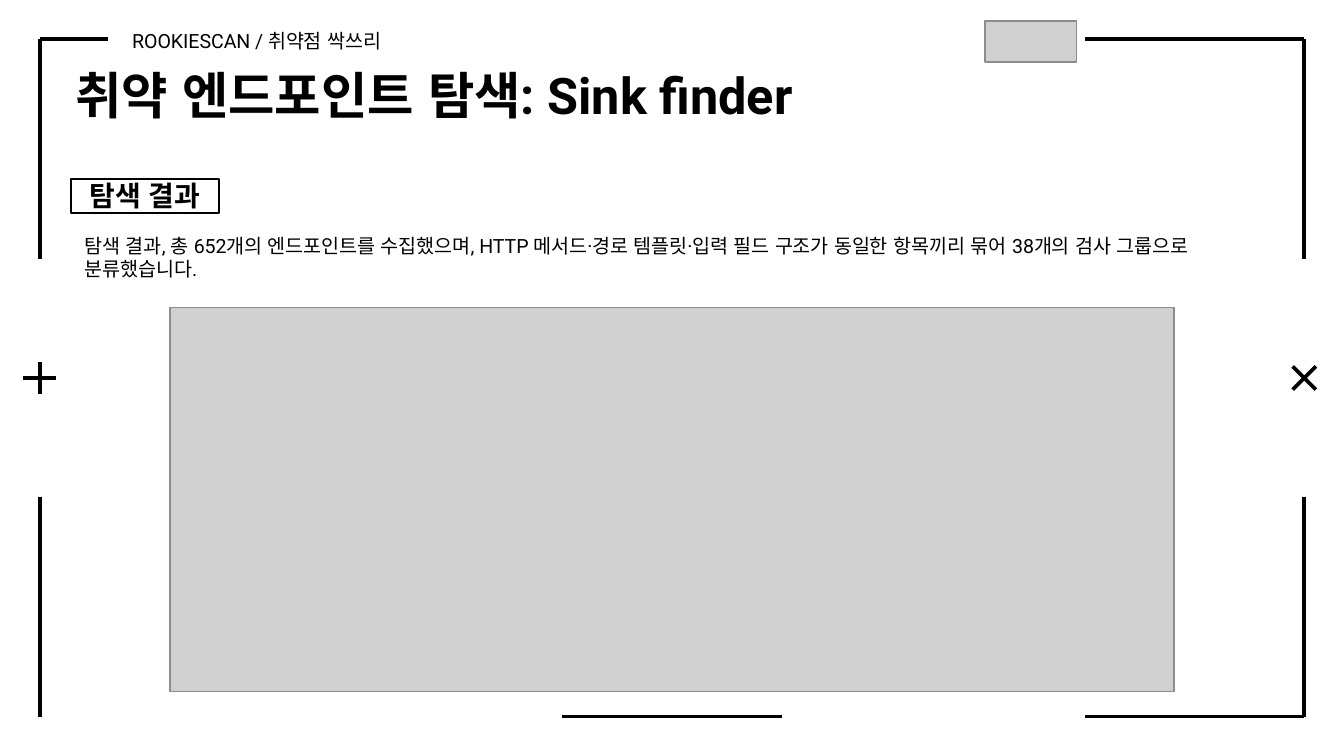
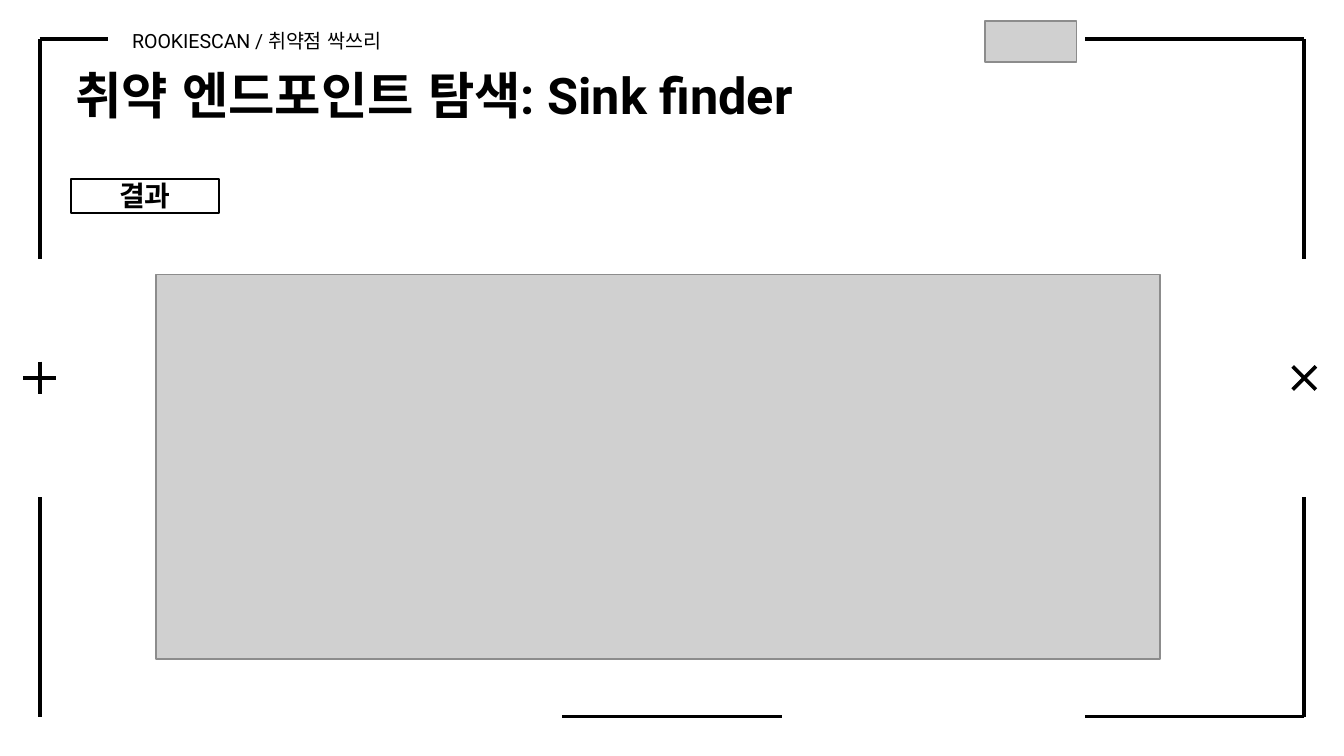
Before and after one commit to Rookies-34-3/Automatic-scanner-tool, a slide deck: slide 18 of 프로젝트 결과보고서_취약점 싹쓰리.pptx. Drawn at 1344x756 pixels with LibreOffice and Linux fonts; fonts in the diff are those of the drawing; grey boxes stand for pictures. Boxes give left, top, right and bottom in pixels: in the first picture for what was removed or moved away, otherwise in the second. Text is boxed around its words. In the diff, an @@ line names an element or a change of style, - is before the commit and + after.

```diff
--- a/프로젝트 결과보고서_취약점 싹쓰리.pptx
+++ b/프로젝트 결과보고서_취약점 싹쓰리.pptx
@@ text in rectangle at (x1=119, y1=178, x2=170, y2=214): text changed @@
-탐색 결과
+결과
@@ text removed at (x1=85, y1=236, x2=1189, y2=278) @@
-탐색 결과, 총 652개의 엔드포인트를 수집했으며, HTTP 메서드·경로 템플릿·입력 필드 구조가 동일한 항목끼리 묶어 38개의 검사 그룹으로 분류했습니다.
@@ picture moved from (x1=171, y1=308, x2=1175, y2=692) to (x1=156, y1=274, x2=1160, y2=659) @@
```
Also in this commit, not shown: 15 other slides changed, 1 slide removed.
